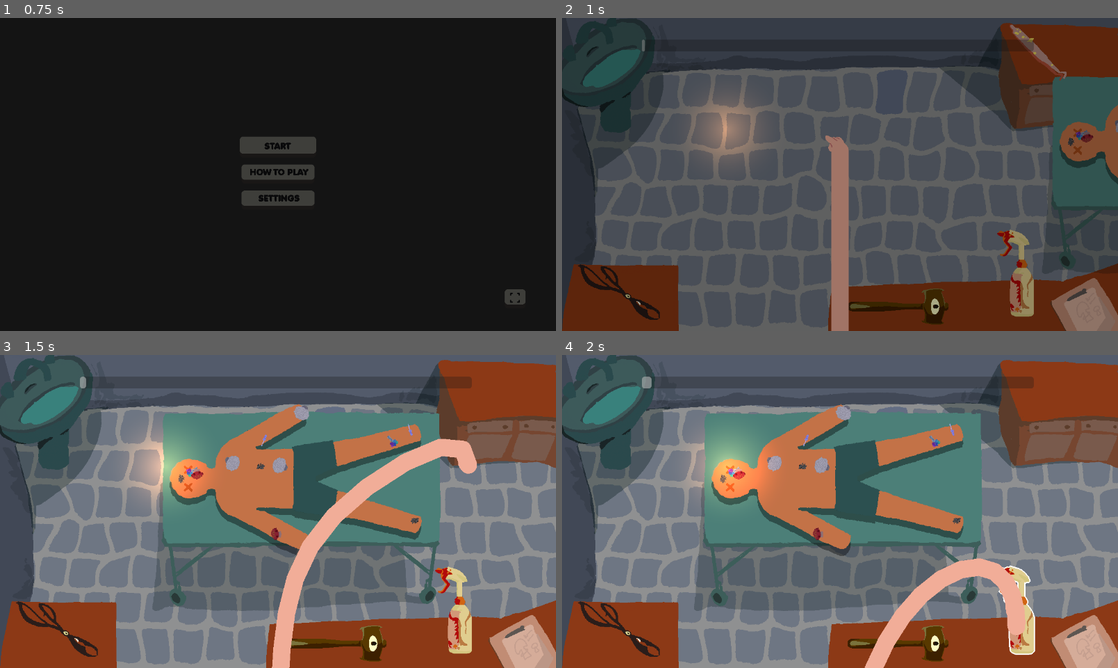
Above: before the commit, frames 1-4 (two rows, left to right).
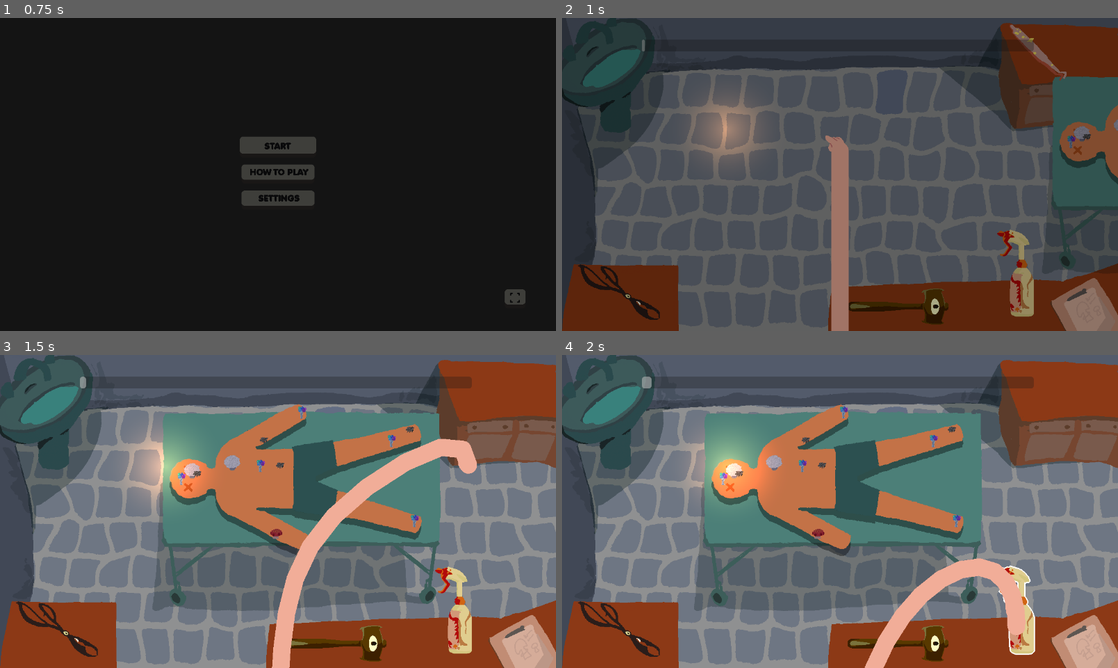
Above: after the commit, the same moments.

Repository: IsaacCerejo/wild-jam-87
Game: Godot game, scene res://scenes/game_controller/game_controller.tscn
The game is run twice, just before and just after one commit, with the same random seed, the same clock (stepped at 60 frames per second) and the same inputs. The engine's default icon, where the game draws it, is replaced by a stand-in: a white triangle on a blue panel in a dark square. Sound files missing from this copy of the repository are replaced by a short silence.
Inputs (mouse positions are in pixels of both pictures, inside the frame that each line leads up to):
- Up to frame 1 (0.75 s): click "START" at 0.5 s
- Up to frame 2 (1 s): no input
- Up to frame 3 (1.5 s): drag from (478, 389) to (455, 611) at 1.27 s
- Up to frame 4 (2 s): no input

Frame 1 is identical in both runs. In frame 2, 0.2% of the frame differs, in the area x 90-100%, y 32-42%; in frame 3, 0.6%; in frame 4, 0.6%, in the area x 28-72%, y 16-60%.

Commit message:
tweak: no random rot

Diff:
--- a/scripts/main_game/patient.gd
+++ b/scripts/main_game/patient.gd
@@ -33,9 +33,8 @@
 		var random_key = tool_keys.pick_random()
 		var random_tool: Tool.ToolType = Tool.ToolType[random_key]
 		var new_mushroom: Mushroom = MUSHROOM_SCENE.instantiate() as Mushroom
-		# TODO: set Mushroom sprite depending on allowed tool
 		new_mushroom.allowed_tool_types = [random_tool]
-		new_mushroom.set_rotation_degrees(randi_range(0,360))
+		#new_mushroom.set_rotation_degrees(randi_range(0,360))
 		new_mushroom.picked.connect(_on_mushroom_picked)
 		_mushrooms.append(new_mushroom)
 		add_child(new_mushroom)
